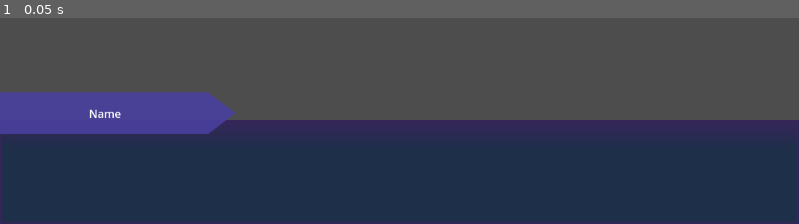
Above: before the commit, frame 1.
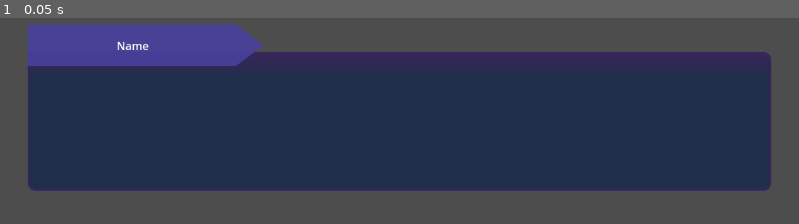
Above: after the commit, the same moment.

Repository: IsStephy/Game_1_TM
Game: Godot game, scene res://text_field.tscn
The game is run twice, just before and just after one commit, with the same random seed, the same clock (stepped at 60 frames per second) and the same inputs. Before the commit the project has no main scene; this scene is started directly in both runs.
Inputs:
- Up to frame 1 (0.05 s): no input

The runs differ from the first frame. In frame 1, 55% of the frame differs, in the area x 0-100%, y 2-100%.

Commit message:
modify a little the dimension of the text box

Diff:
--- a/background1.tscn
+++ b/background1.tscn
@@ -6,6 +6,9 @@
 
 [node name="CanvasLayer" type="CanvasLayer" parent="."]
 
+[node name="TextField" parent="CanvasLayer" instance=ExtResource("1_pu77l")]
+self_modulate = Color(1, 1, 1, 0.933333)
+
 [node name="TextureRect" type="TextureRect" parent="CanvasLayer"]
 anchors_preset = 15
 anchor_right = 1.0
@@ -13,5 +16,3 @@
 grow_horizontal = 2
 grow_vertical = 2
 expand_mode = 1
-
-[node name="TextField" parent="CanvasLayer" instance=ExtResource("1_pu77l")]
--- a/project.godot
+++ b/project.godot
@@ -11,5 +11,6 @@
 [application]
 
 config/name="Me_and_My_Absolutely_Normal_Family"
+run/main_scene="res://text_field.tscn"
 config/features=PackedStringArray("4.3", "Forward Plus")
 config/icon="res://icon.svg"
--- a/text_field.tscn
+++ b/text_field.tscn
@@ -10,6 +10,9 @@
 border_width_bottom = 5
 border_color = Color(0.12549, 0, 0.407843, 0.490196)
 border_blend = true
+corner_radius_top_right = 10
+corner_radius_bottom_right = 10
+corner_radius_bottom_left = 10
 
 [sub_resource type="LabelSettings" id="LabelSettings_8eess"]
 
@@ -22,12 +25,16 @@
 grow_vertical = 2
 
 [node name="PanelContainer" type="PanelContainer" parent="."]
-custom_minimum_size = Vector2(0, 150)
+custom_minimum_size = Vector2(0, 200)
 layout_mode = 1
 anchors_preset = 12
 anchor_top = 1.0
 anchor_right = 1.0
 anchor_bottom = 1.0
+offset_left = 40.0
+offset_top = -248.0
+offset_right = -40.0
+offset_bottom = -48.0
 grow_horizontal = 2
 grow_vertical = 0
 theme = ExtResource("1_5nreh")
